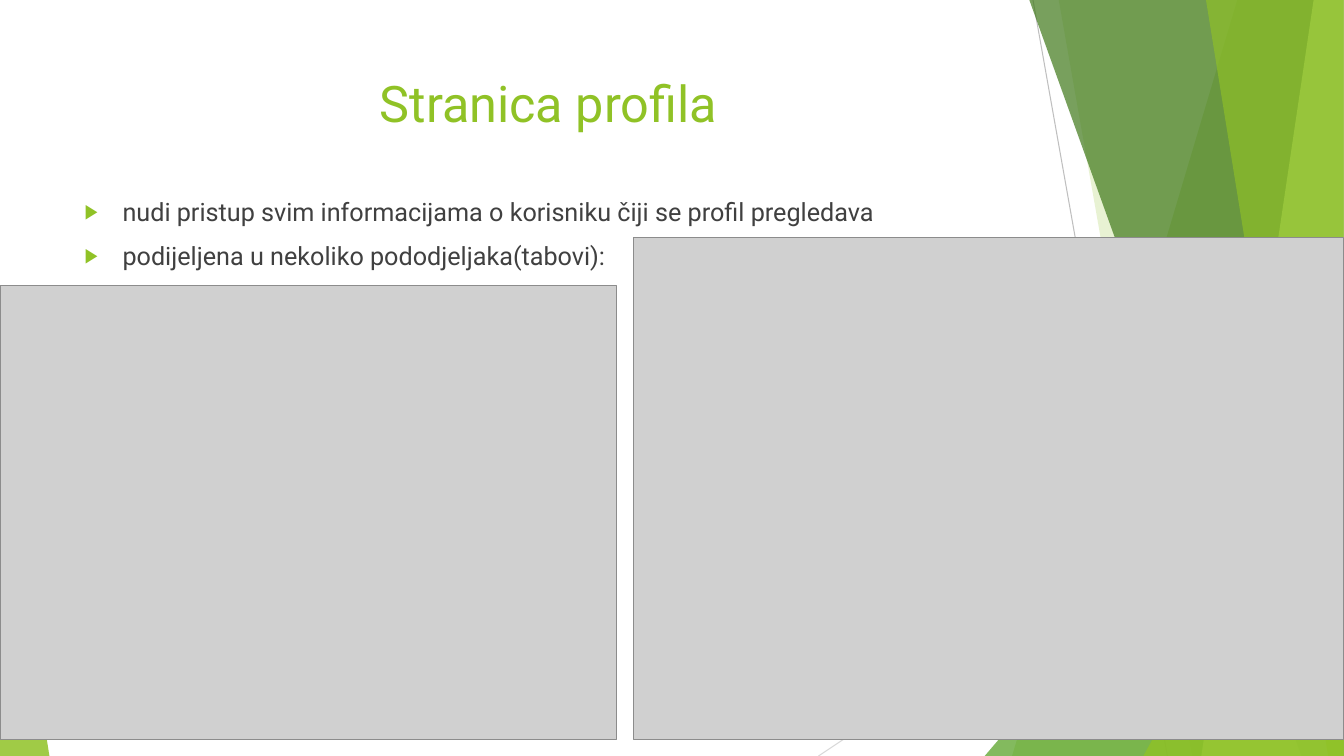
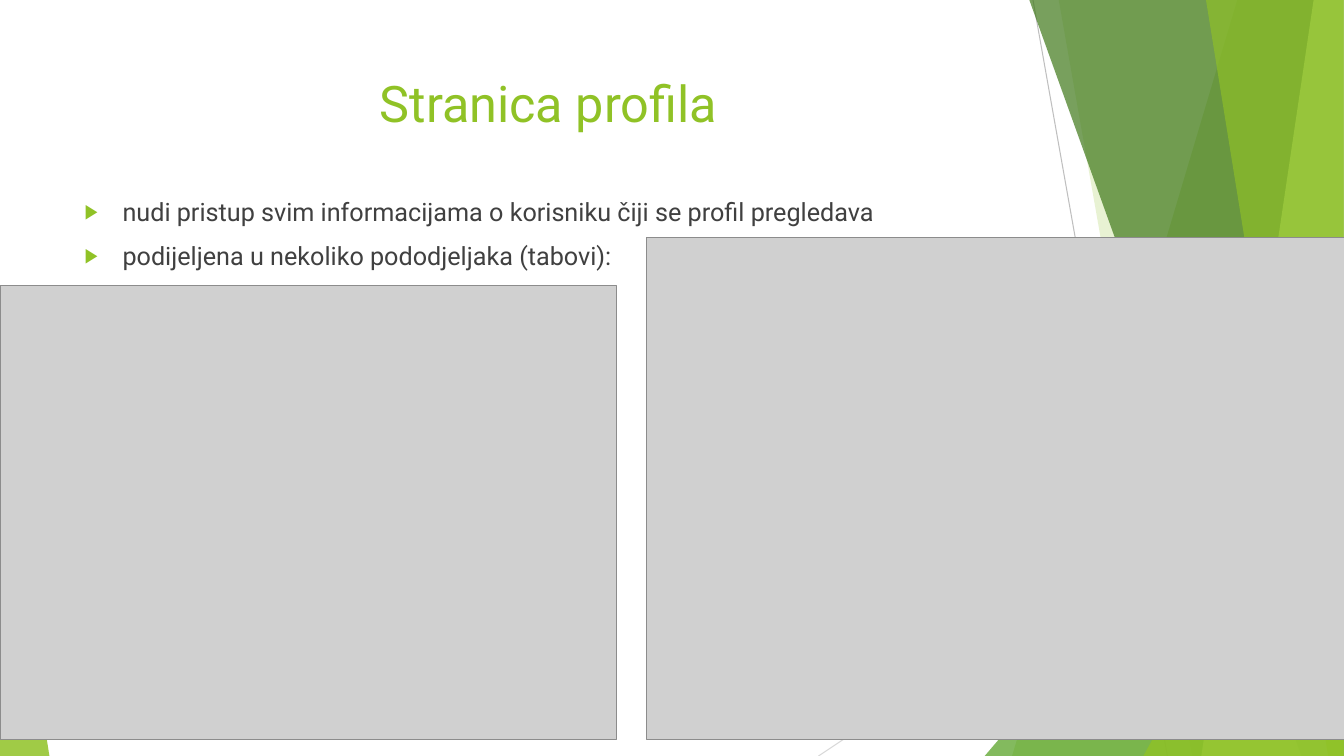
Before and after one commit to kof3r/drustvena_mreza, a slide deck: slide 13 of resursi/management/Bubbles.pptx. Drawn at 1344x756 pixels with LibreOffice and Linux fonts; fonts in the diff are those of the drawing; grey boxes stand for pictures. Boxes give left, top, right and bottom in pixels: in the first picture for what was removed or moved away, otherwise in the second. Text is boxed around its words. In the diff, an @@ line names an element or a change of style, - is before the commit and + after.

```diff
--- a/resursi/management/Bubbles.pptx
+++ b/resursi/management/Bubbles.pptx
@@ picture: place and size @@
-picture at box(634, 237, 1344, 739)
+picture at box(647, 237, 1344, 739)
@@ text at box(123, 245, 611, 271): spaces changed @@
-▶ podijeljena u nekoliko pododjeljaka(tabovi):
+▶ podijeljena u nekoliko pododjeljaka (tabovi):
```
Also in this commit, not shown: 13 other slides changed, 4 slides added, 32 other files.
